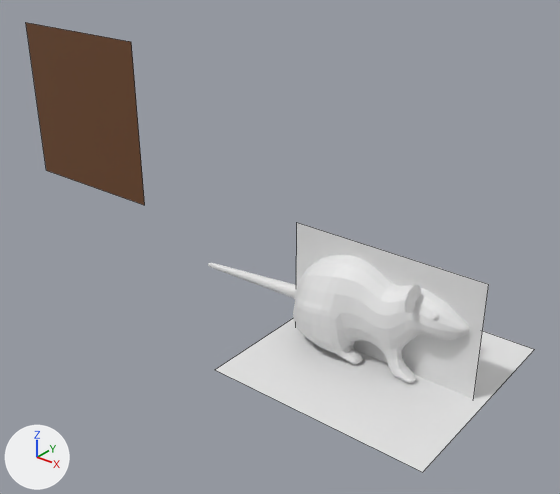
Renders of the FBX model ProyectoRata/Codificacion/Proyecto Rata/Assets/Prefab/Personajes/RataV1/da_rat.fbx from each side of a commit.
One viewpoint serves both versions: a 50 mm camera at (8.98, -15.49, 12.58) aimed at (-3.81, 0.49, 2.67). The axes (+X, +Y, +Z) are drawn at lower left. The lights are the same throughout. Mesh edges are drawn as thin lines on the coarser meshes. Where no turn or scale is listed for an object, it has been applied to the vertices.

The scene before the commit, as lines of its bpy script (objects in view):
```python
me_cube_001 = bpy.data.meshes.new('Cube.001')
me_cube_001.from_pydata(...)  # 1670 vertices, 1692 faces; spans x -6.28..2.5, y -1.22..1.22, z 0.61..3.54
me_cube_001.materials.append(mat_material_006)  # its picture is missing
me_plane = bpy.data.meshes.new('Plane')
me_plane.from_pydata([(-2.82, 0.0, -1.94), (2.82, 0.0, -1.94), (-2.82, 0.0, 1.94), (2.82, 0.0, 1.94)], [], [(0, 1, 3, 2)])
me_plane.materials.append(mat_material_001)  # its picture is missing
me_plane_001 = bpy.data.meshes.new('Plane.001')
me_plane_001.from_pydata([(-3.14, -3.14, 0.0), (3.14, -3.14, 0.0), (-3.14, 3.14, 0.0), (3.14, 3.14, 0.0)], [], [(0, 1, 3, 2)])
me_plane_002 = bpy.data.meshes.new('Plane.002')
me_plane_002.from_pydata(...)  # 4 vertices, 1 face; spans x -14.1..-8.9, y -0.13, z 2.85..8.05
me_plane_002.materials.append(mat_material_008)  # picture img_adobecolor_rata_jpeg
ob_cube = bpy.data.objects.new('Cube', me_cube_001)
ob_cube.location = (0.0, 0.0, 0.0)
ob_plane = bpy.data.objects.new('Plane', me_plane)
ob_plane.location = (0.0, 0.0, 1.96)
ob_plane_001 = bpy.data.objects.new('Plane.001', me_plane_001)
ob_plane_001.location = (0.0, 0.0, 0.61)
ob_plane_002 = bpy.data.objects.new('Plane.002', me_plane_002)
ob_plane_002.location = (0.0, 0.0, 0.0)
```
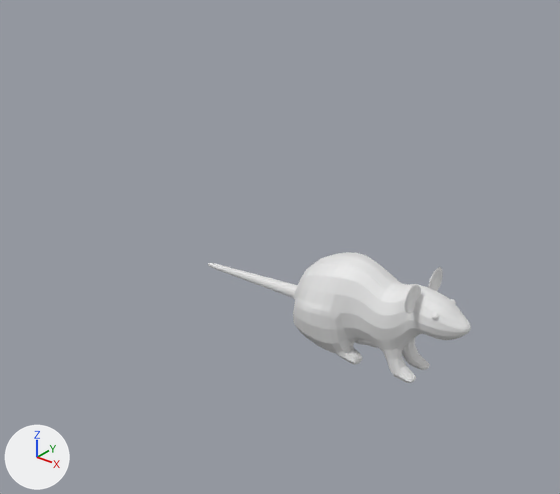
Commit message: ratactualizacion
nariz

Diff of the bpy script that builds the scene:
```diff
--- a/ProyectoRata/Codificacion/Proyecto Rata/Assets/Prefab/Personajes/RataV1/da_rat.fbx.py
+++ b/ProyectoRata/Codificacion/Proyecto Rata/Assets/Prefab/Personajes/RataV1/da_rat.fbx.py
@@ ob_plane @@
-ob_plane = bpy.data.objects.new('Plane', me_plane)
-ob_plane.location = (0.0, 0.0, 1.96)
@@ ob_plane_001 @@
-ob_plane_001 = bpy.data.objects.new('Plane.001', me_plane_001)
-ob_plane_001.location = (0.0, 0.0, 0.61)
@@ ob_plane_002 @@
-ob_plane_002 = bpy.data.objects.new('Plane.002', me_plane_002)
-ob_plane_002.location = (0.0, 0.0, 0.0)
```

Where the change shows, as pixel boxes [x1, y1, x2, y2] in the pictures (560 x 494 px):
'Plane.001', deleted: before [215, 318, 535, 472]
'Plane.002', deleted (brown): before [26, 23, 145, 205]
'Plane', deleted: before [296, 223, 489, 399]
